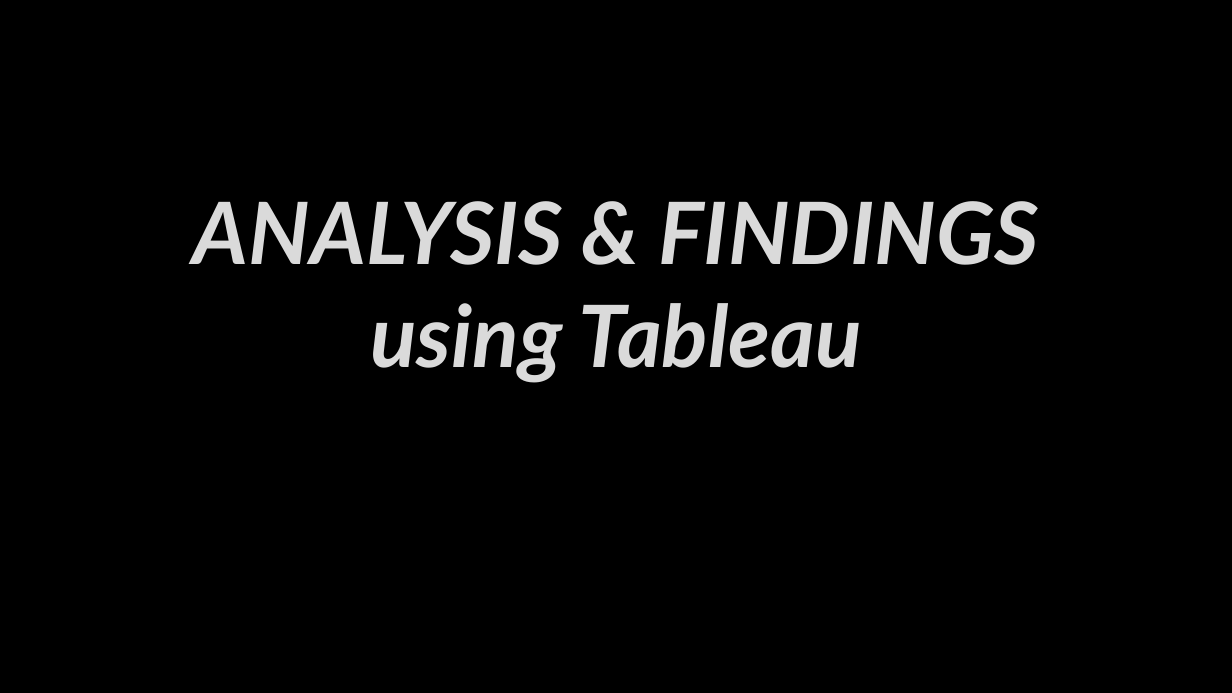
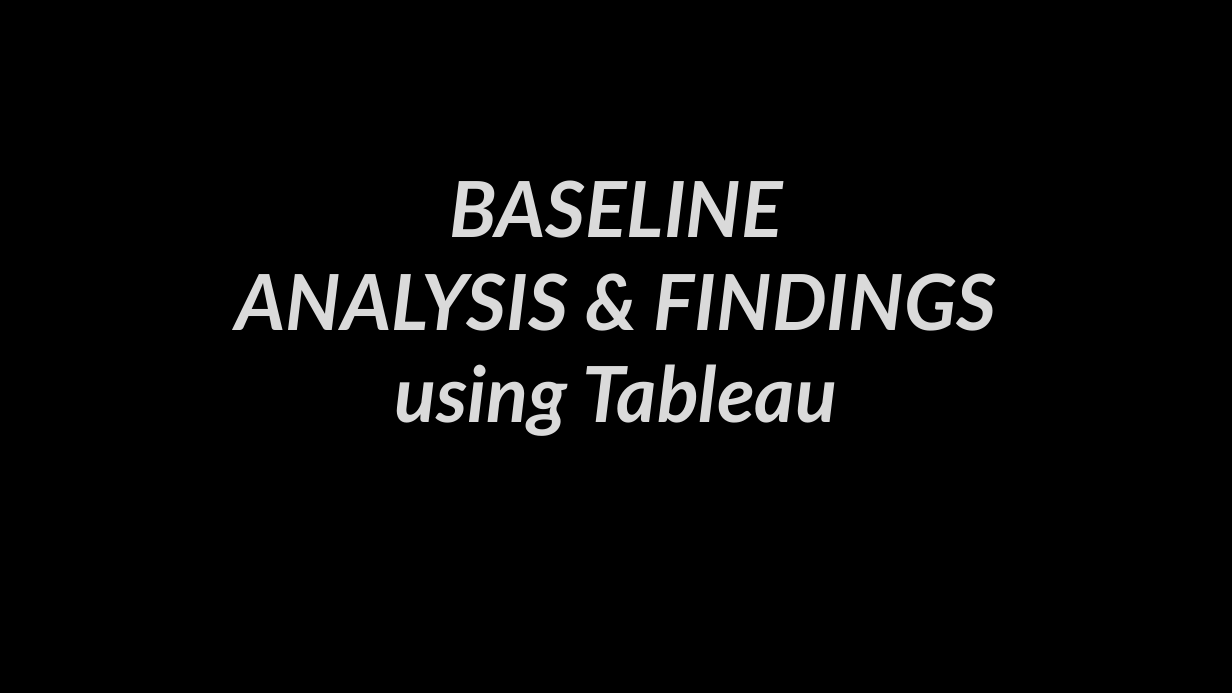
Before and after one commit to mgmboyd/DA-Capstone-Project, a slide deck: slide 10 of FINAL CAPSTONE PROJECT FILES/BB Final Capstone Project - PPTX Presentation.pptx (slide 9 before the commit). Drawn at 1232x693 pixels with LibreOffice and Linux fonts; fonts in the diff are those of the drawing; background and template pictures are left out. Boxes give left, top, right and bottom in pixels: in the first picture for what was removed or moved away, otherwise in the second. Text is boxed around its words. In the diff, an @@ line names an element or a change of style, - is before the commit and + after.

```diff
--- a/FINAL CAPSTONE PROJECT FILES/BB Final Capstone Project - PPTX Presentation.pptx
+++ b/FINAL CAPSTONE PROJECT FILES/BB Final Capstone Project - PPTX Presentation.pptx
@@ title at box(235, 180, 997, 436): text changed; size 67 to 60.3 pt @@
-ANALYSIS & FINDINGS
-using Tableau
+BASELINE
+ANALYSIS & FINDINGS
+using Tableau
```
Also in this commit, not shown: 6 other slides changed, 4 slides added, 1 slide removed, 1 other file.
